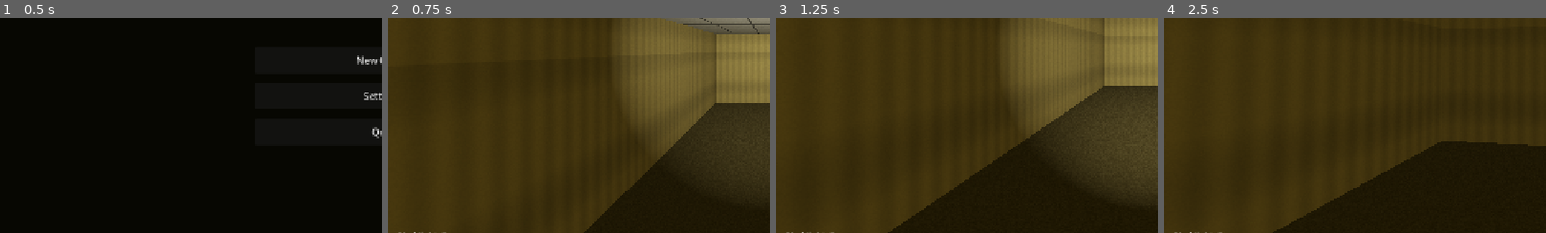
Above: before the commit, frames 1-4 (left to right).
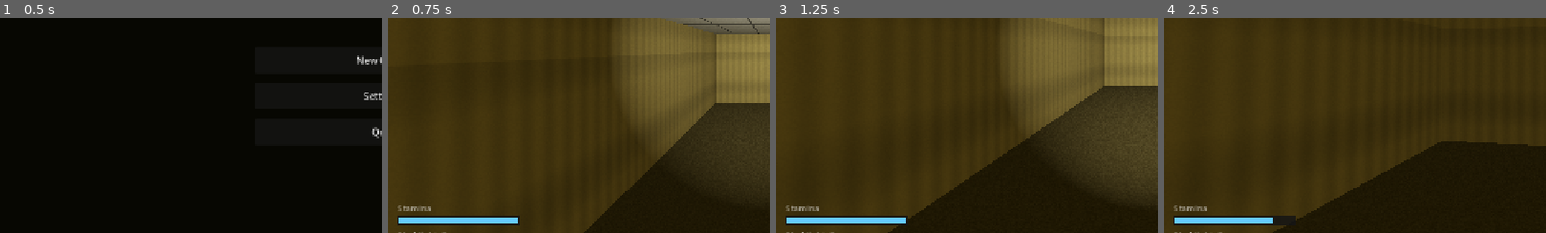
Above: after the commit, the same moments.

Repository: moorejasper060-oss/backrooms-chase
Game: Godot game, scene res://menu.tscn
Two runs of this game, one before a commit and one after it. Both use one fixed random seed, a clock stepped at 60 frames per second and the inputs below.
Inputs (mouse positions are % of the whole screen's width and height, from its top left):
- Up to frame 1 (0.5 s): no input
- Up to frame 2 (0.75 s): click "New Game" at 0.5 s
- Up to frame 3 (1.25 s): no input
- Up to frame 4 (2.5 s): tap Enter (ui_accept) at 1.25, 1.52, 2.27 s; move the mouse to (55, 50) at 1.27 s; hold Shift (sprint) 1.28-2.03 s; hold W (move_forward) from 1.28 s (still down); move the mouse to (45, 50) at 2.02 s; tap F (flashlight) at 2.1 s; tap Shift (sprint) at 2.3 s
The pictures show only the part of the screen within x 0-50%, y 43-93%; the shares and areas given below are measured in that part.

Frame 1 is identical in both runs. In frame 2, 1.6% of the frame differs, in the area x 2-35%, y 87-97%; in frame 3, 1.6%; in frame 4, 1.6%.

Commit message:
Add sprint stamina
- Sprinting drains a stamina bar (~3.3s of full sprint); it regens when you
  ease off
- Emptying it triggers an 'exhausted' lockout: you're walk-only until stamina
  recovers past 30%
- New stamina HUD bar above the battery (turns orange when exhausted)
- Verified drain/exhaust/recover by simulating the sprint input

Co-Authored-By: Claude Opus 4.8 (1M context) <noreply@anthropic.com>

Diff:
--- a/player.gd
+++ b/player.gd
@@ -9,6 +9,10 @@
 @export var flashlight_energy := 6.0
 @export var battery_drain := 1.1            # percent per second while lit
 @export var battery_per_pickup := 35.0
+@export var stamina_max := 100.0
+@export var sprint_drain := 30.0            # stamina per second while sprinting
+@export var stamina_regen := 18.0           # stamina per second while not
+@export var exhaust_recover := 30.0         # must reach this before sprinting again
 
 @onready var head: Node3D = $Head
 @onready var camera: Camera3D = $Head/Camera3D
@@ -19,6 +23,9 @@
 var flashlight_on := true
 var _bat_fill: ColorRect
 var _shake := 0.0
+var stamina := 100.0
+var _exhausted := false
+var _stam_fill: ColorRect
 
 func _ready() -> void:
 	add_to_group("player")
@@ -62,7 +69,19 @@
 
 	var input_dir := Input.get_vector("move_left", "move_right", "move_forward", "move_back")
 	var direction := (transform.basis * Vector3(input_dir.x, 0.0, input_dir.y)).normalized()
-	var speed := sprint_speed if Input.is_action_pressed("sprint") else walk_speed
+
+	# Sprint is gated by stamina; emptying it locks you to walking until recovered.
+	var sprinting := Input.is_action_pressed("sprint") and direction != Vector3.ZERO \
+		and stamina > 0.0 and not _exhausted
+	if sprinting:
+		stamina = maxf(0.0, stamina - sprint_drain * delta)
+		if stamina <= 0.0:
+			_exhausted = true
+	else:
+		stamina = minf(stamina_max, stamina + stamina_regen * delta)
+		if _exhausted and stamina >= exhaust_recover:
+			_exhausted = false
+	var speed := sprint_speed if sprinting else walk_speed
 
 	if direction:
 		velocity.x = direction.x * speed
@@ -91,6 +110,24 @@
 
 func _make_hud() -> void:
 	var layer := CanvasLayer.new()
+
+	var stam_label := Label.new()
+	stam_label.text = "Stamina"
+	stam_label.position = Vector2(16, 616)
+	stam_label.add_theme_font_size_override("font_size", 14)
+	stam_label.add_theme_color_override("font_color", Color(1, 1, 1, 0.55))
+	layer.add_child(stam_label)
+	var stam_bg := ColorRect.new()
+	stam_bg.color = Color(0.08, 0.08, 0.08, 0.85)
+	stam_bg.position = Vector2(16, 638)
+	stam_bg.size = Vector2(204, 16)
+	layer.add_child(stam_bg)
+	_stam_fill = ColorRect.new()
+	_stam_fill.color = Color(0.4, 0.8, 1.0)
+	_stam_fill.position = Vector2(18, 640)
+	_stam_fill.size = Vector2(200, 12)
+	layer.add_child(_stam_fill)
+
 	var label := Label.new()
 	label.text = "Flashlight: F"
 	label.position = Vector2(16, 662)
@@ -113,6 +150,9 @@
 	if _bat_fill:
 		_bat_fill.size.x = 200.0 * battery / 100.0
 		_bat_fill.color = Color(0.9, 0.3, 0.2) if battery < 20.0 else Color(0.9, 0.85, 0.3)
+	if _stam_fill:
+		_stam_fill.size.x = 200.0 * stamina / stamina_max
+		_stam_fill.color = Color(0.9, 0.4, 0.2) if _exhausted else Color(0.4, 0.8, 1.0)
 
 ## Registers movement keys at runtime (physical/layout-independent).
 func _ensure_input_actions() -> void:
